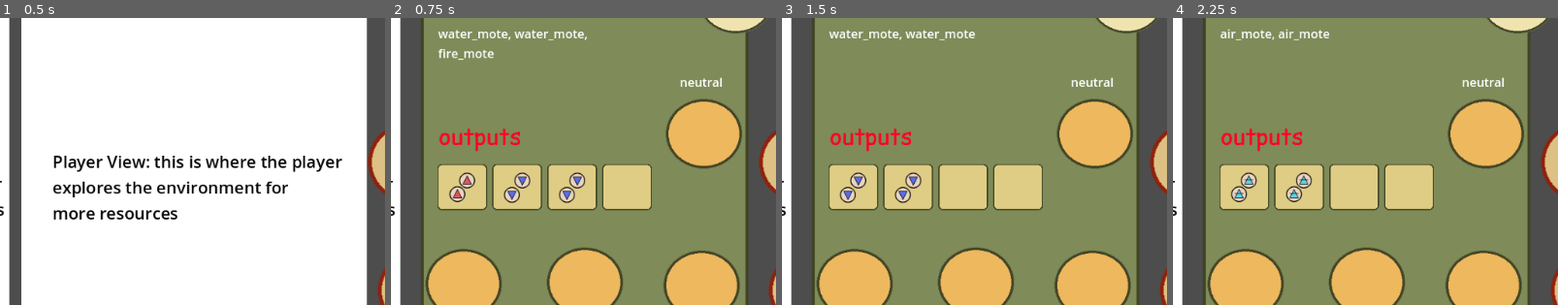
Above: before the commit, frames 1-4 (left to right).
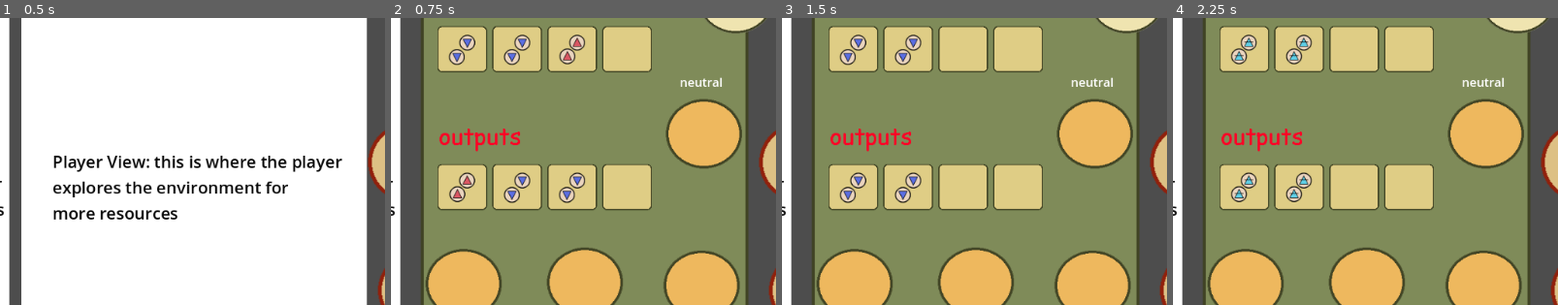
Above: after the commit, the same moments.

Repository: mccajd/Quintessential
Game: Godot game, scene res://Levels/beacon_puzzle_main.tscn
Two runs of this game, one before a commit and one after it. Both use one fixed random seed, a clock stepped at 60 frames per second and the inputs below.
Inputs (mouse positions are % of the whole screen's width and height, from its top left):
- Up to frame 1 (0.5 s): no input
- Up to frame 2 (0.75 s): tap Enter at 0.5 s; move the mouse to (81, 72) at 0.52 s; press the mouse at (81, 72) at 0.53 s
- Up to frame 3 (1.5 s): tap Space at 1.25 s; move the mouse to (69, 57) at 1.27 s; release the mouse at (69, 57) at 1.28 s; click (69, 57) at 1.35 s
- Up to frame 4 (2.25 s): tap Enter at 2 s; move the mouse to (92, 58) at 2.02 s; press the mouse at (92, 58) at 2.03 s
The pictures show only the part of the screen within x 15-65%, y 10-60%; the shares and areas given below are measured in that part.

Frame 1 is identical in both runs. In frame 2, 8.3% of the frame differs, in the area x 12-68%, y 2-19%; in frame 3, 8.3%; in frame 4, 8.3%.

Commit message:
Generic item slot, add inputs

Diff:
--- a/Levels/beacon_puzzle_main.tscn
+++ b/Levels/beacon_puzzle_main.tscn
@@ -7,7 +7,7 @@
 [ext_resource type="PackedScene" uid="uid://dt8namvmtn1ty" path="res://Scenes/beacon_node.tscn" id="4_b3dfw"]
 [ext_resource type="PackedScene" uid="uid://k06cwvfdpar" path="res://Scenes/beacon_node_connector.tscn" id="4_oglsy"]
 [ext_resource type="Texture2D" uid="uid://r65av6xkmun3" path="res://assets/beacon/beacon-node-empty.png" id="5_o6nu5"]
-[ext_resource type="PackedScene" uid="uid://chme11eyldqed" path="res://Scenes/beacon_node_output_slot.tscn" id="7_t800s"]
+[ext_resource type="PackedScene" path="res://Scenes/beacon_node_item_slot.tscn" id="7_t800s"]
 
 [sub_resource type="GDScript" id="GDScript_tquvq"]
 
@@ -181,6 +181,24 @@
 [node name="BeaconNodeMenu" parent="MockUI/BeaconNodeView" instance=ExtResource("1_fh8ox")]
 position = Vector2(184, 16)
 
+[node name="InputContainer" type="HBoxContainer" parent="MockUI/BeaconNodeView/BeaconNodeMenu"]
+offset_left = 34.0
+offset_top = 71.0
+offset_right = 209.0
+offset_bottom = 111.0
+scale = Vector2(1.613, 1.613)
+
+[node name="InputSlot1" parent="MockUI/BeaconNodeView/BeaconNodeMenu/InputContainer" instance=ExtResource("7_t800s")]
+
+[node name="InputSlot2" parent="MockUI/BeaconNodeView/BeaconNodeMenu/InputContainer" instance=ExtResource("7_t800s")]
+position = Vector2(45, 0)
+
+[node name="InputSlot3" parent="MockUI/BeaconNodeView/BeaconNodeMenu/InputContainer" instance=ExtResource("7_t800s")]
+position = Vector2(90, 0)
+
+[node name="InputSlot4" parent="MockUI/BeaconNodeView/BeaconNodeMenu/InputContainer" instance=ExtResource("7_t800s")]
+position = Vector2(135, 0)
+
 [node name="OutputContainer" type="HBoxContainer" parent="MockUI/BeaconNodeView/BeaconNodeMenu"]
 offset_left = 34.0
 offset_top = 253.0
@@ -217,6 +235,7 @@
 vertical_alignment = 1
 
 [node name="SelectedInputLabel" type="Label" parent="MockUI/BeaconNodeView/BeaconNodeMenu"]
+visible = false
 offset_left = 37.0
 offset_top = 71.0
 offset_right = 297.0
--- a/Scenes/beacon_node_output_slot.tscn
+++ b/Scenes/beacon_node_item_slot.tscn
@@ -1,6 +1,6 @@
 [gd_scene load_steps=5 format=3 uid="uid://chme11eyldqed"]
 
-[ext_resource type="Script" path="res://Scripts/beacon_node_output_slot.gd" id="1_xuf6n"]
+[ext_resource type="Script" path="res://Scripts/beacon_node_item_slot.gd" id="1_m757t"]
 [ext_resource type="Texture2D" uid="uid://c677ek62vngtq" path="res://assets/beacon/node-bg-slot.png" id="2_6lq0p"]
 
 [sub_resource type="CanvasTexture" id="CanvasTexture_4injw"]
@@ -8,8 +8,8 @@
 [sub_resource type="RectangleShape2D" id="RectangleShape2D_efw5d"]
 size = Vector2(41.5, 39.5)
 
-[node name="BeaconNodeOutputSlot" type="Area2D"]
-script = ExtResource("1_xuf6n")
+[node name="BeaconNodeItemSlot" type="Area2D"]
+script = ExtResource("1_m757t")
 
 [node name="BackgroundTextureRect" type="TextureRect" parent="."]
 offset_right = 40.0
--- a/Scripts/beacon_node_output_slot.gd
+++ b/Scripts/beacon_node_item_slot.gd
@@ -1,20 +1,20 @@
 extends Area2D
 
-@export var output_item: OutputItem
-var node_destination_options: Array[int]
-var selected_node_destination: int
+var item_key
+#var node_destination_options: Array[int]
+#var selected_node_destination: int
 
 func _ready():
 	$BackgroundTextureRect.texture = load("res://assets/beacon/node-bg-slot.png")
 
 
 func _process(delta):
-	if output_item == null:
+	if item_key == null:
 		$ItemTextureRect.texture = load("res://assets/beacon/empty.png")
 		return
 
-	var item = Items.itemDB[output_item.item_key]
+	var item = Items.itemDB[item_key]
 	$ItemTextureRect.texture = load(item.sprite)
 
-func set_output_item(item: OutputItem):
-	output_item = item
+func set_item(key):
+	item_key = key
--- a/Scripts/beacon_node_menu.gd
+++ b/Scripts/beacon_node_menu.gd
@@ -5,6 +5,7 @@
 var selected_node: BeaconNode
 
 # may be a more programatic way to handle this.
+const input_slot_names = ["InputSlot1", "InputSlot2", "InputSlot3", "InputSlot4"]
 const output_slot_names = ["OutputSlot1", "OutputSlot2", "OutputSlot3", "OutputSlot4"]
 
 func _ready():
@@ -18,9 +19,10 @@
 
 	if !selected_node: return
 
-	get_node("SelectedInputLabel").text = _render_string_label(selected_node.inputs)
-	get_node("SelectedOutputLabel").text = _render_string_label(selected_node.outputs) if selected_node.inputs else "no inputs"
+	#get_node("SelectedInputLabel").text = _render_string_label(selected_node.inputs)
+	#get_node("SelectedOutputLabel").text = _render_string_label(selected_node.outputs) if selected_node.inputs else "no inputs"
 
+	_set_input_slots()
 	_set_output_slots()
 
 
@@ -53,12 +55,22 @@
 
 	return rtn
 
+func _set_input_slots():
+	if !selected_node: return
+
+	for i in input_slot_names.size():
+		var node = get_node("InputContainer").get_node(input_slot_names[i])
+		if i >= selected_node.inputs.size():
+			node.set_item(null)
+			continue
+		node.set_item(selected_node.inputs[i])
+
 func _set_output_slots():
 	if !selected_node: return
 
 	for i in output_slot_names.size():
 		var node = get_node("OutputContainer").get_node(output_slot_names[i])
 		if i >= selected_node.products.size():
-			node.set_output_item(null)
+			node.set_item(null)
 			continue
-		node.set_output_item(selected_node.products[i])
+		node.set_item(selected_node.products[i].item_key)
